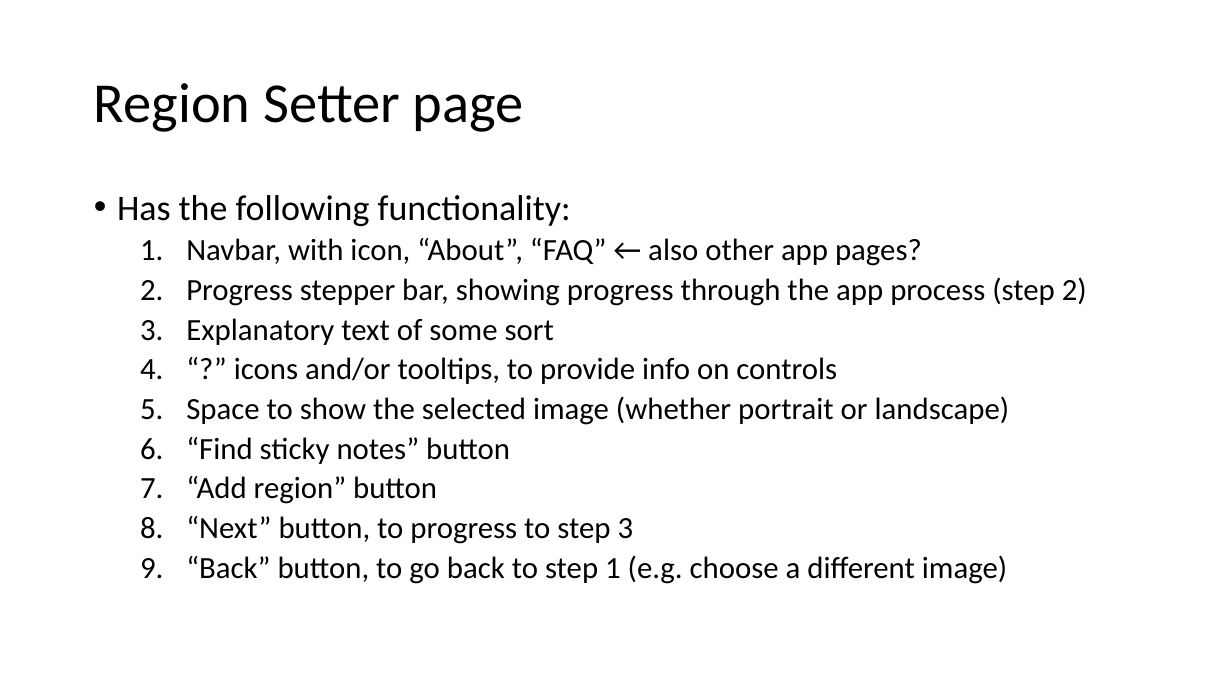
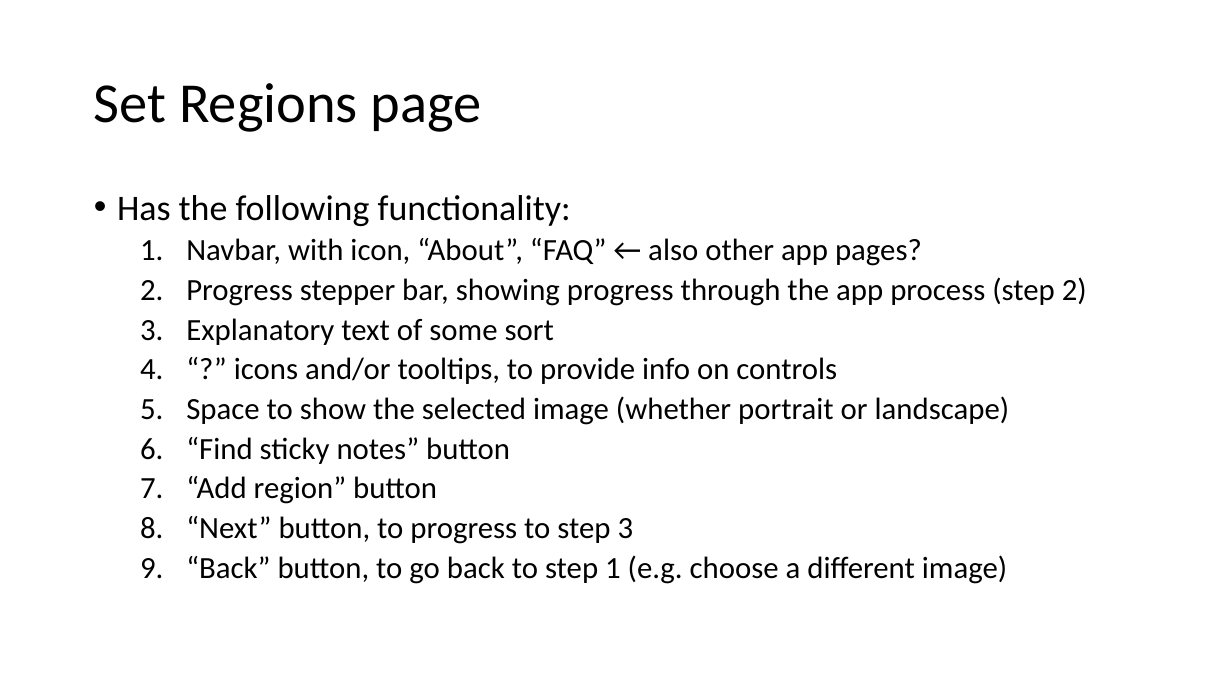
Before and after one commit to al-vincent/DesignThinkingToolset, a slide deck: slide 15 of documents/Design.pptx. Drawn at 1232x693 pixels with LibreOffice and Linux fonts; fonts in the diff are those of the drawing. Boxes give left, top, right and bottom in pixels: in the first picture for what was removed or moved away, otherwise in the second. Text is boxed around its words. In the diff, an @@ line names an element or a change of style, - is before the commit and + after.

Commit message:
Tasks 174 and 175; added stub for Analyse Text page, and updated Set Regions page. Also updated tests in several places, as well as config.json, .js files and Design doc

```diff
--- a/documents/Design.pptx
+++ b/documents/Design.pptx
@@ title at (x1=94, y1=83, x2=482, y2=132): text changed @@
-Region Setter page
+Set Regions page
```
Also in this commit, not shown: 1 other slide changed, 1 slide added, 11 other files.
